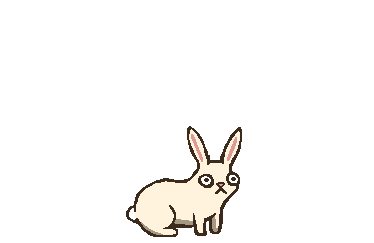
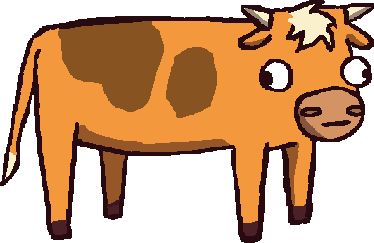
Revision of a layered 374px x 243px image; what changed, layer by layer:
hid "rabbit" over left=126, top=126, right=242, bottom=237
showed "cow", painted on it over left=0, top=0, right=374, bottom=243
